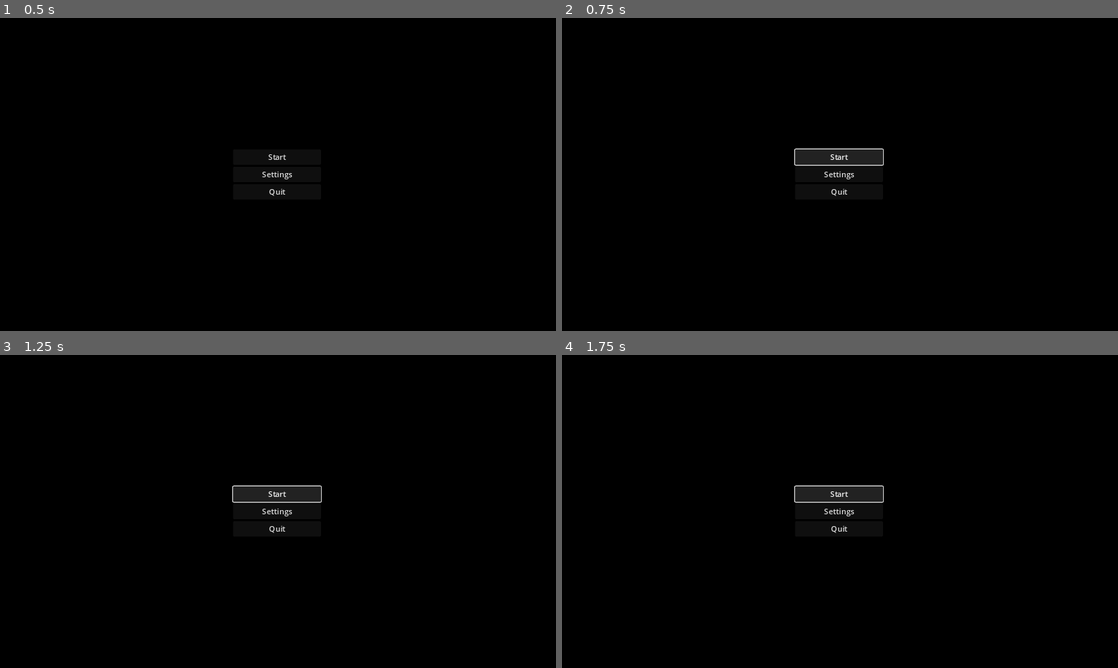
Above: before the commit, frames 1-4 (two rows, left to right).
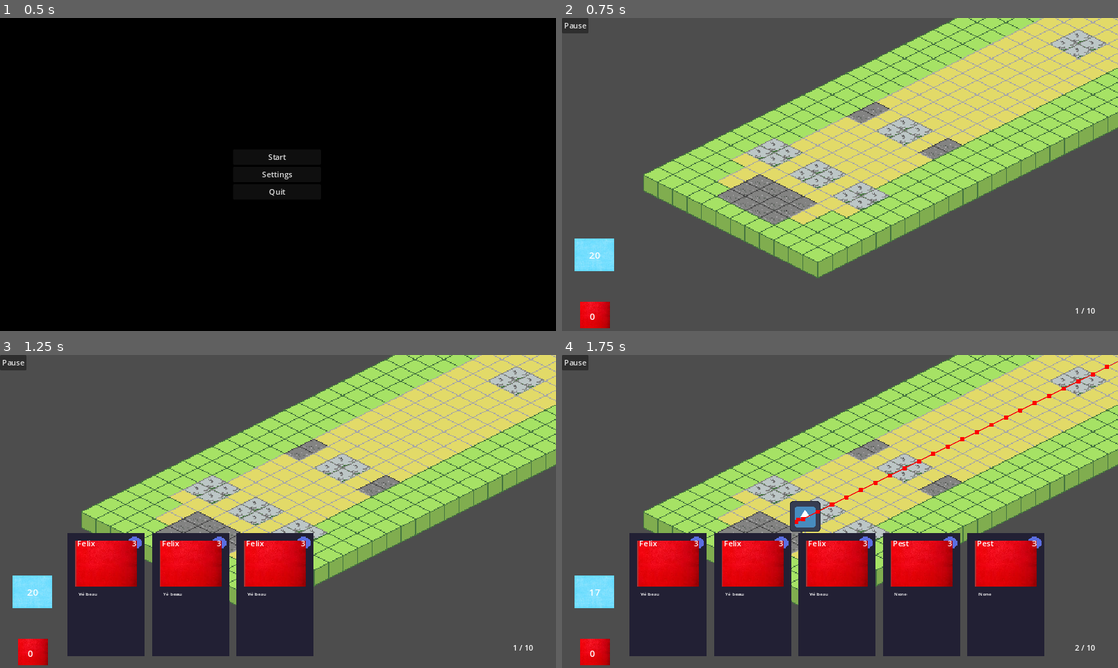
Above: after the commit, the same moments.

Repository: ShroomySquid/LudumDare56
Game: Godot game, scene res://scenes/start_screen.tscn
The game is run twice, just before and just after one commit, with the same random seed, the same clock (stepped at 60 frames per second) and the same inputs. The engine's default icon, where the game draws it, is replaced by a stand-in: a white triangle on a blue panel in a dark square.
Inputs (mouse positions are in pixels of both pictures, inside the frame that each line leads up to):
- Up to frame 1 (0.5 s): no input
- Up to frame 2 (0.75 s): click "Start" at 0.5 s
- Up to frame 3 (1.25 s): no input
- Up to frame 4 (1.75 s): click (840, 492) at 1.25 s, where only the run before the commit has a clickable "Start"

Frame 1 is identical in both runs. In frame 2, 100% of the frame differs, in the area x 0-100%, y 0-100%; in frame 3, 100%; in frame 4, 100%.

Commit message:
more merge conflicts resolved

Diff:
--- a/scenes/game.tscn
+++ b/scenes/game.tscn
@@ -3,9 +3,8 @@
 [ext_resource type="Script" path="res://Scripts/game.gd" id="1_6a6vw"]
 [ext_resource type="PackedScene" uid="uid://bwrhsav1b6hkf" path="res://scenes/settings.tscn" id="2_2jvls"]
 [ext_resource type="Script" path="res://Scripts/player_camera.gd" id="2_47ctw"]
-[ext_resource type="PackedScene" path="res://single_lane.tscn" id="3_00exx"]
-[ext_resource type="PackedScene" path="res://scenes/card_UI.tscn" id="4_okrk5"]
-[ext_resource type="Script" path="res://scripts/creature_container.gd" id="6_i0m7s"]
+[ext_resource type="PackedScene" uid="uid://bbb7x8iedogb0" path="res://scenes/card_UI.tscn" id="4_okrk5"]
+[ext_resource type="PackedScene" uid="uid://b7wxcfyqsfdki" path="res://scenes/single_lane.tscn" id="5_2j5kj"]
 
 [node name="Game" type="Node2D"]
 y_sort_enabled = true
@@ -61,7 +60,7 @@
 offset_right = -399.0
 offset_bottom = -185.0
 
-[node name="SingleLane" parent="." instance=ExtResource("5_nygc5")]
+[node name="SingleLane" parent="." instance=ExtResource("5_2j5kj")]
 
 [node name="CreatureContainer" type="Node2D" parent="."]
 show_behind_parent = true
Not shown: 1 places in scenes/Control.tscn that only renumber resources
